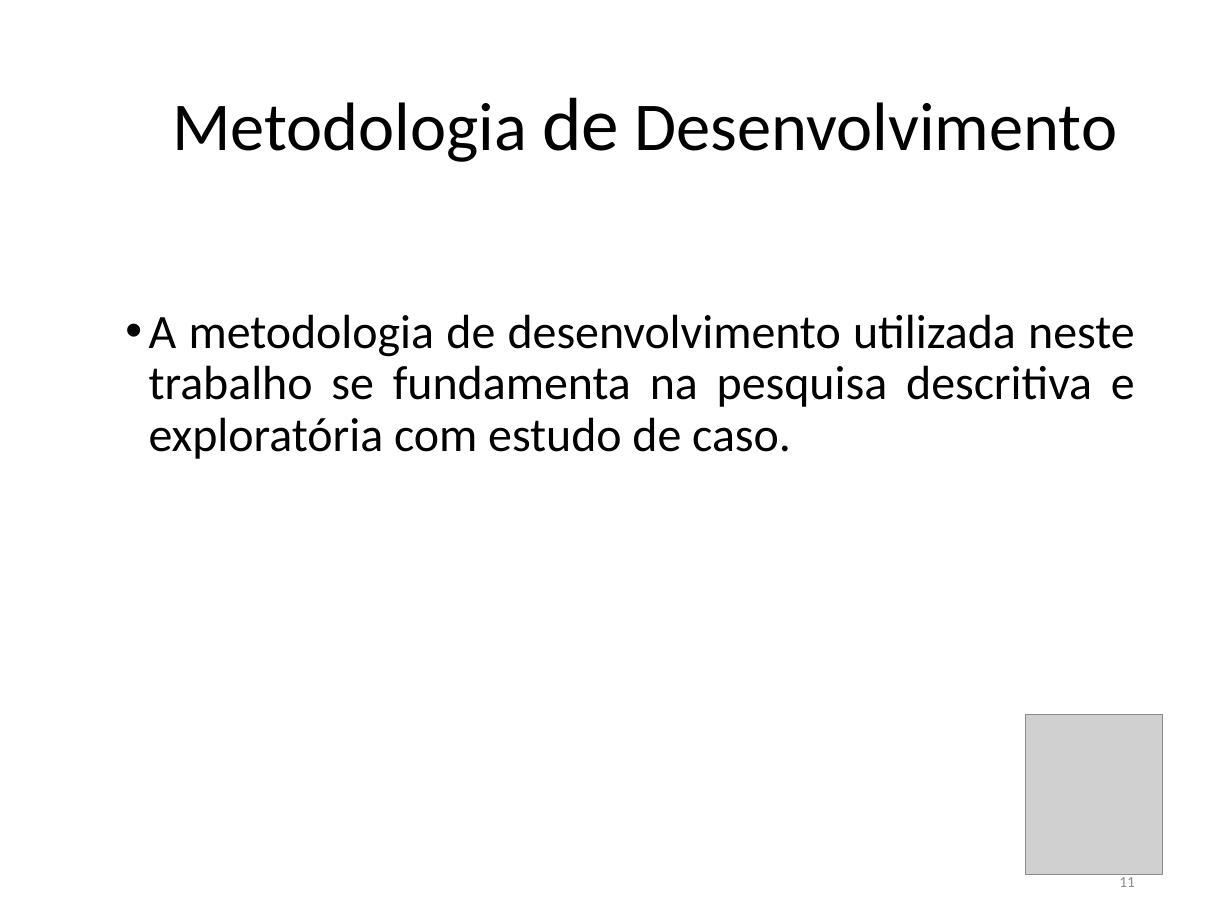
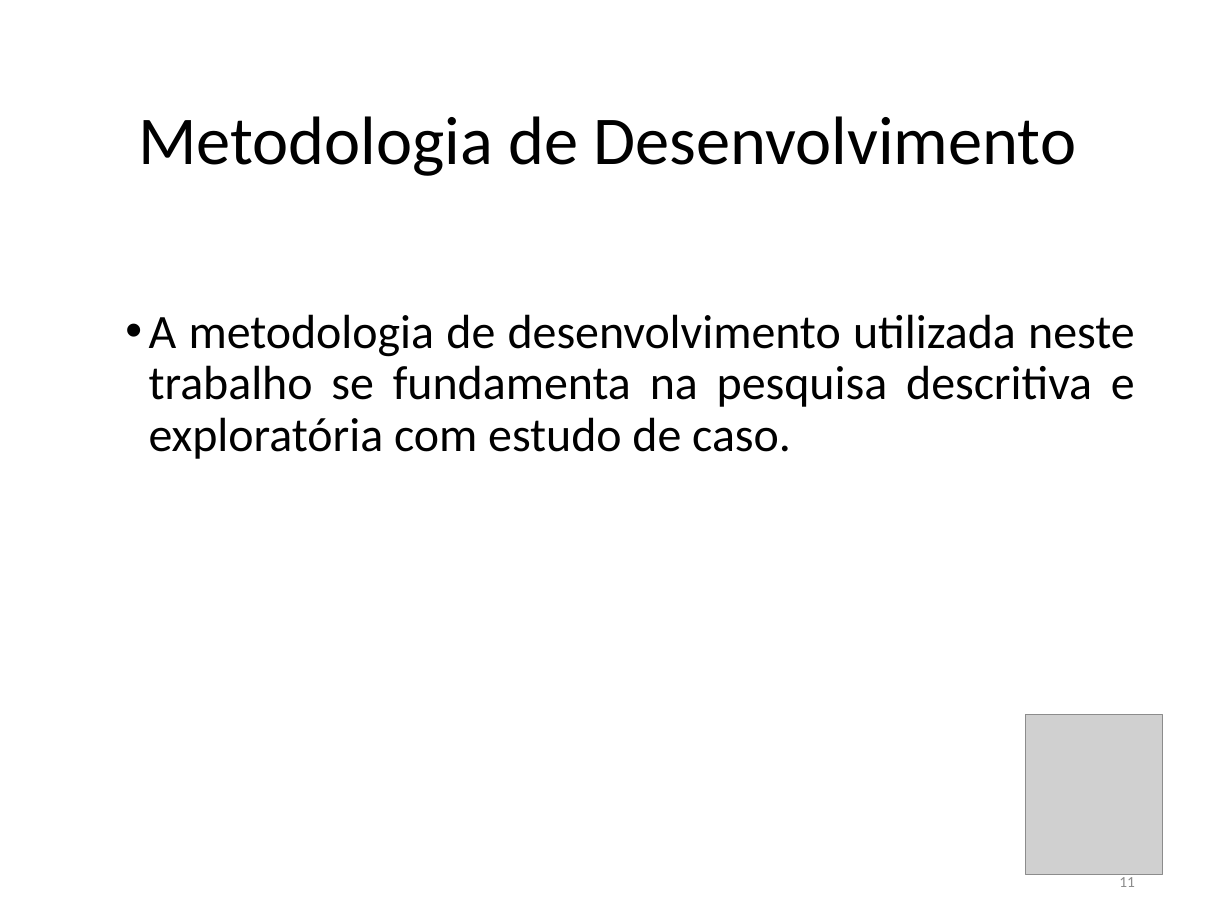
Before and after one commit to FatimaFerreiradeSousa/TCC-Mobile-Leaning, a slide deck: slide 11 of TCC - Documento/TCC II.pptx. Drawn at 1232x924 pixels with LibreOffice and Linux fonts; fonts in the diff are those of the drawing; grey boxes stand for pictures. Boxes give left, top, right and bottom in pixels: in the first picture for what was removed or moved away, otherwise in the second. Text is boxed around its words. In the diff, an @@ line names an element or a change of style, - is before the commit and + after.

```diff
--- a/TCC - Documento/TCC II.pptx
+++ b/TCC - Documento/TCC II.pptx
@@ title "Metodologia de Desenvolvimento": place and size @@
-title "Metodologia de Desenvolvimento" at (172,97,1117,162)
+title "Metodologia de Desenvolvimento" at (138,116,1076,176)
@@ title "Metodologia de Desenvolvimento" at (138,116,1076,176): size 44 to 40 pt in "de" @@
```
Also in this commit, not shown: 18 other slides changed.
